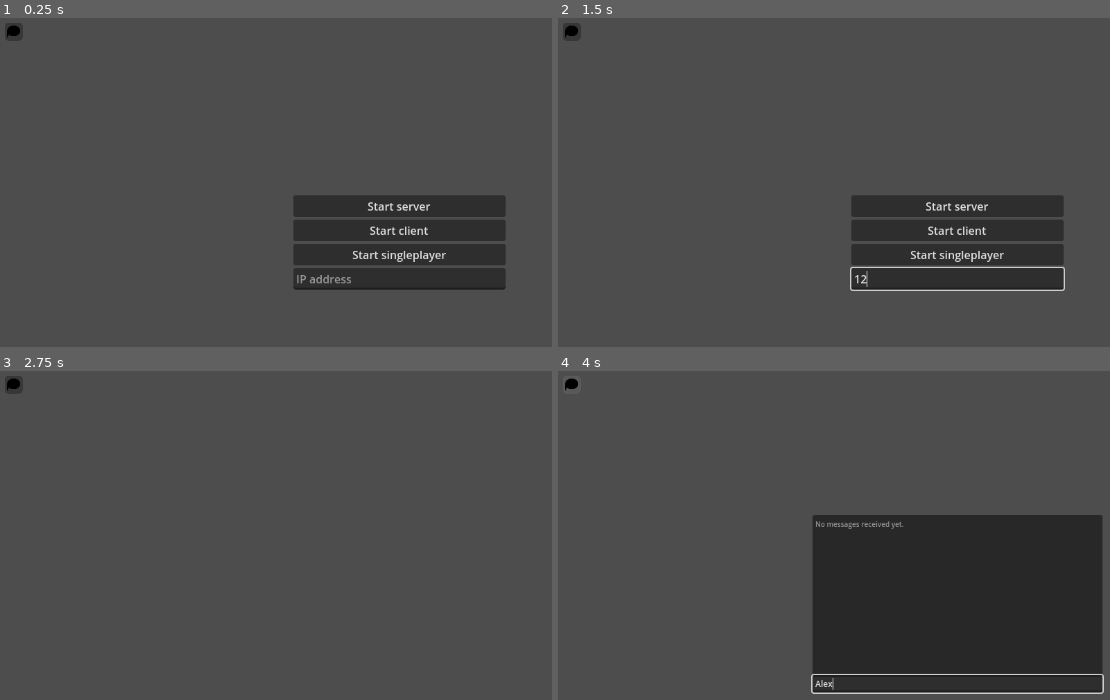
Above: before the commit, frames 1-4 (two rows, left to right).
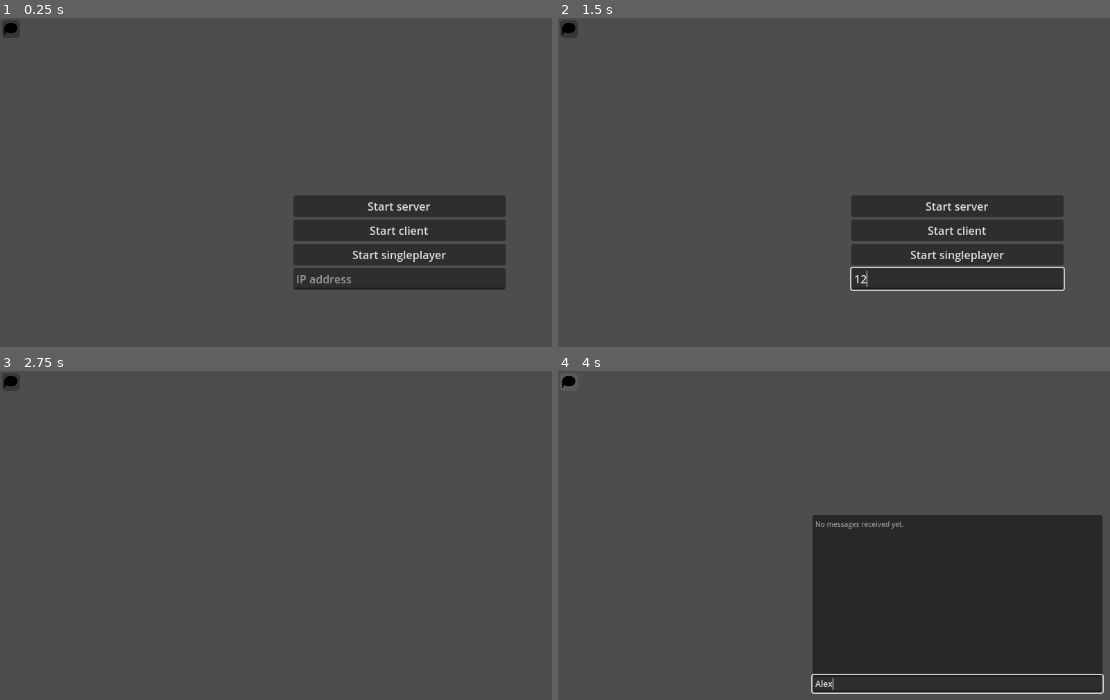
Above: after the commit, the same moments.

Repository: patentsil/MILSIM
Game: Godot game, scene res://world.tscn
Two runs of this game, one before a commit and one after it. Both use one fixed random seed, a clock stepped at 60 frames per second and the inputs below.
Inputs (mouse positions are in pixels of both pictures, inside the frame that each line leads up to; where the layout moved, square brackets give the same spot in the first picture):
- Up to frame 1 (0.25 s): no input
- Up to frame 2 (1.5 s): click (955, 277) at 0.52 s; type "12" at 0.6 s; click (569, 27) [569, 31] at 1.25 s
- Up to frame 3 (2.75 s): click "Start client" at 2 s
- Up to frame 4 (4 s): click (569, 380) [569, 384] at 2.75 s; click (955, 683) at 3.52 s; type "Alex" at 3.6 s

The runs differ from the first frame. In frame 1, less than 0.1% of the frame differs, in the area x 0-4%, y 1-6%; in frame 2, less than 0.1%; in frame 3, less than 0.1%; in frame 4, less than 0.1%.

Commit message:
Add collision to pokestick and chat unread message count

Diff:
--- a/CharacterScripts/character.gd
+++ b/CharacterScripts/character.gd
@@ -48,13 +48,13 @@
 	print("Peer id was set to " + str(peer_id))
 
 @rpc("any_peer")
-func set_camera(peer_id):
-	if str(peer_id) == str(multiplayer.get_unique_id()):
+func set_camera(_peer_id):
+	if str(_peer_id) == str(multiplayer.get_unique_id()):
 		print("Found the correct camera for " + str(multiplayer.get_unique_id()))
 		$Camera3D.current = true
-		set_multiplayer_authority(peer_id, true)
+		set_multiplayer_authority(_peer_id, true)
 	else:
-		print("Camera was for " + str(peer_id) + " and not for " + str(multiplayer.get_unique_id()))
+		print("Camera was for " + str(_peer_id) + " and not for " + str(multiplayer.get_unique_id()))
 
 @rpc("any_peer")
 func get_peer_id():
--- a/character.tscn
+++ b/character.tscn
@@ -8,6 +8,9 @@
 
 [sub_resource type="BoxMesh" id="BoxMesh_c67bv"]
 size = Vector3(0.1, 0.1, 1)
+
+[sub_resource type="ConvexPolygonShape3D" id="ConvexPolygonShape3D_2147e"]
+points = PackedVector3Array(0.05, 0.05, 0.5, 0.05, -0.05, 0.5, 0.05, 0.05, -0.5, -0.05, 0.05, 0.5, -0.05, -0.05, 0.5, 0.05, -0.05, -0.5, -0.05, 0.05, -0.5, -0.05, -0.05, -0.5)
 
 [sub_resource type="ViewportTexture" id="ViewportTexture_mwh5o"]
 viewport_path = NodePath("Sprite3D/SubViewport")
@@ -50,10 +53,19 @@
 [node name="Camera3D" type="Camera3D" parent="."]
 transform = Transform3D(1, 0, 0, 0, 1, 0, 0, 0, 1, 0, 1.70475, 0)
 
-[node name="PokeStick" type="MeshInstance3D" parent="Camera3D"]
+[node name="PokeStick" type="StaticBody3D" parent="Camera3D"]
+visible = false
+collision_layer = 2
+collision_mask = 2
+
+[node name="Mesh" type="MeshInstance3D" parent="Camera3D/PokeStick"]
 transform = Transform3D(1, 0, 0, 0, 1, 0, 0, 0, 1, 0, 0, -0.680167)
-visible = false
 mesh = SubResource("BoxMesh_c67bv")
+skeleton = NodePath("../..")
+
+[node name="CollisionShape3D" type="CollisionShape3D" parent="Camera3D/PokeStick"]
+transform = Transform3D(1, 0, 0, 0, 1, 0, 0, 0, 1, 0, 0, -0.680167)
+shape = SubResource("ConvexPolygonShape3D_2147e")
 
 [node name="Sprite3D" type="Sprite3D" parent="."]
 transform = Transform3D(1, 0, 0, 0, 1, 0, 0, 0, 1, 0, 2.34161, 0)
--- a/gui/ActionBar.gd
+++ b/gui/ActionBar.gd
@@ -1,6 +1,7 @@
 extends Node2D
 signal ChatOpened
 signal ChatClosed
+signal AmountOfMessagesChanged(amount)
 
 # Called when the node enters the scene tree for the first time.
 func _ready():
@@ -23,3 +24,7 @@
 		ChatOpened.emit()
 	else:
 		ChatClosed.emit()
+
+
+func _on_amount_of_messages_changed(amount):
+	$ChatDrop/lblAmountOfMessages.text = str(amount)
--- a/gui/ActionBar.tscn
+++ b/gui/ActionBar.tscn
@@ -9,11 +9,18 @@
 script = ExtResource("1_3i4uq")
 
 [node name="ChatDrop" type="TextureButton" parent="."]
-offset_left = 7.0
-offset_top = 7.0
-offset_right = 71.0
-offset_bottom = 71.0
+anchors_preset = 15
+anchor_right = 1.0
+anchor_bottom = 1.0
+offset_left = 3.0
+offset_top = 3.0
+offset_right = 67.0
+offset_bottom = 67.0
+grow_horizontal = 2
+grow_vertical = 2
 scale = Vector2(0.4, 0.4)
+size_flags_horizontal = 4
+size_flags_vertical = 6
 toggle_mode = true
 texture_normal = ExtResource("1_0j7uy")
 texture_hover = ExtResource("2_17im3")
@@ -35,6 +42,21 @@
 mouse_filter = 1
 texture_normal = ExtResource("2_sbdiy")
 
+[node name="lblAmountOfMessages" type="Label" parent="ChatDrop"]
+layout_mode = 1
+anchors_preset = -1
+anchor_left = 0.078
+anchor_top = 0.742
+anchor_right = 0.078
+anchor_bottom = 0.742
+offset_left = 0.00799894
+offset_top = -2.488
+offset_right = 51.008
+offset_bottom = 20.512
+theme_override_font_sizes/font_size = 20
+horizontal_alignment = 2
+
+[connection signal="AmountOfMessagesChanged" from="." to="." method="_on_amount_of_messages_changed"]
 [connection signal="ChatClosed" from="." to="." method="_on_chat_closed"]
 [connection signal="ChatOpened" from="." to="." method="_on_chat_opened"]
 [connection signal="toggled" from="ChatDrop" to="." method="_on_chat_drop_toggled"]
--- a/gui/Chat.gd
+++ b/gui/Chat.gd
@@ -2,6 +2,7 @@
 
 signal ChatOpened
 signal ChatClosed
+var unreadCount = 0
 
 func getCurrentPlayer():
 	var world = get_tree().root.get_node("World")
@@ -28,6 +29,9 @@
 
 @rpc("any_peer")
 func receiveMessage(message):
+	if not visible:
+		unreadCount += 1
+	get_tree().root.get_node("World/ActionBar").emit_signal("AmountOfMessagesChanged", unreadCount)
 	append_text(message)
 
 func send_global_message(message) -> void:
@@ -46,6 +50,8 @@
 
 
 func _on_text_edit_2_text_submitted(new_text):
+	if new_text.strip_edges() == "":
+		return
 	send_global_message(getCurrentPlayer().Name + ": " + new_text)
 	$TextEdit2.text = ""
 
@@ -55,4 +61,8 @@
 		if visible:
 			await get_tree().create_timer(0.05).timeout
 			$TextEdit2.grab_focus()
+			unreadCount = 0
+			get_tree().root.get_node("World/ActionBar").emit_signal("AmountOfMessagesChanged", 0)
 			return
+	elif visible:
+		return
--- a/objects/test_colliding_object.tscn
+++ b/objects/test_colliding_object.tscn
@@ -15,6 +15,8 @@
 properties/1/sync = true
 
 [node name="TestCollidingObject" type="RigidBody3D"]
+collision_layer = 3
+collision_mask = 3
 mass = 0.27
 can_sleep = false
 
--- a/objects/test_colliding_object2.tscn
+++ b/objects/test_colliding_object2.tscn
@@ -14,6 +14,8 @@
 properties/1/sync = true
 
 [node name="TestCollidingObject" type="RigidBody3D"]
+collision_layer = 3
+collision_mask = 3
 mass = 0.27
 can_sleep = false
 
Not shown: 1 places in character.tscn that only renumber resources
